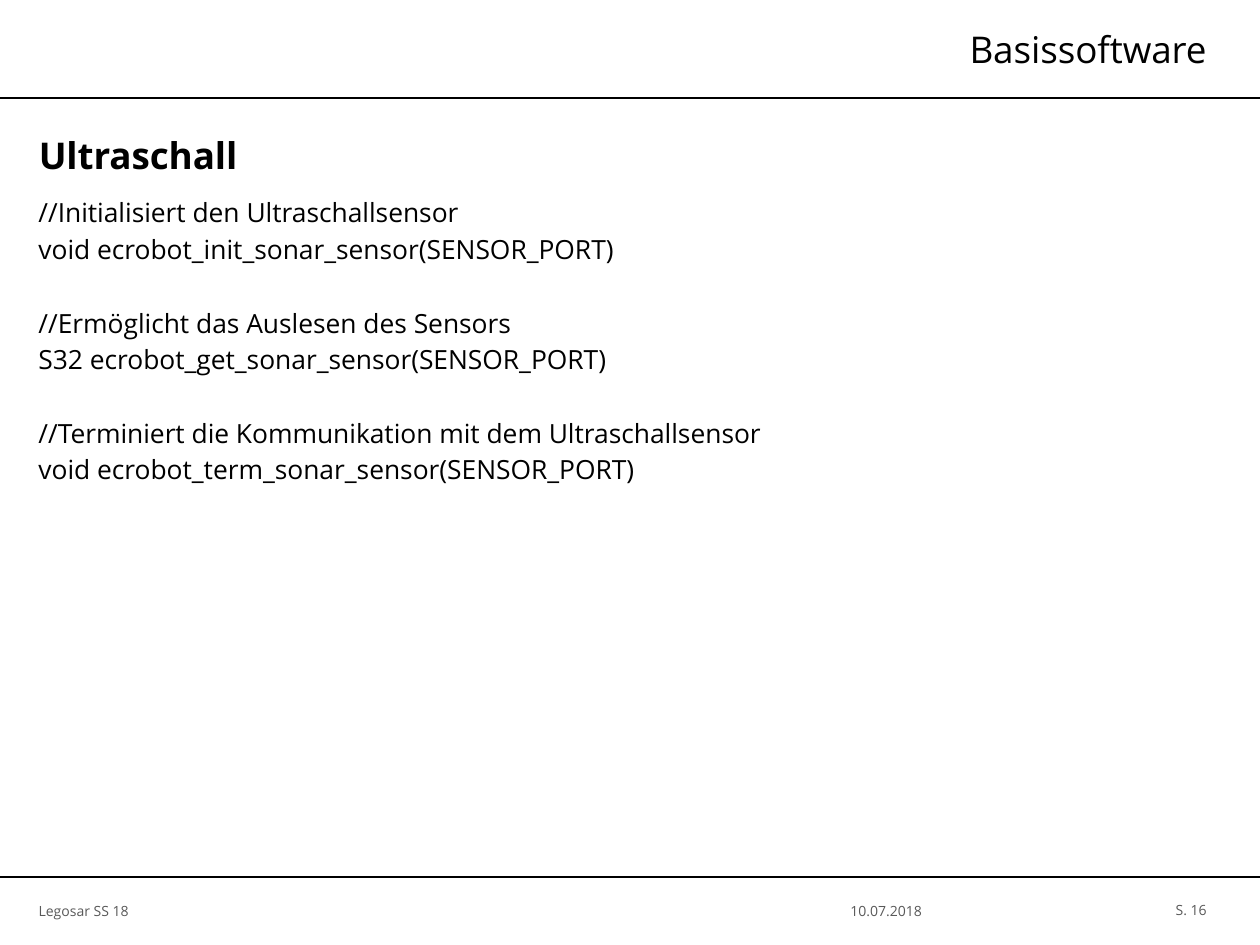
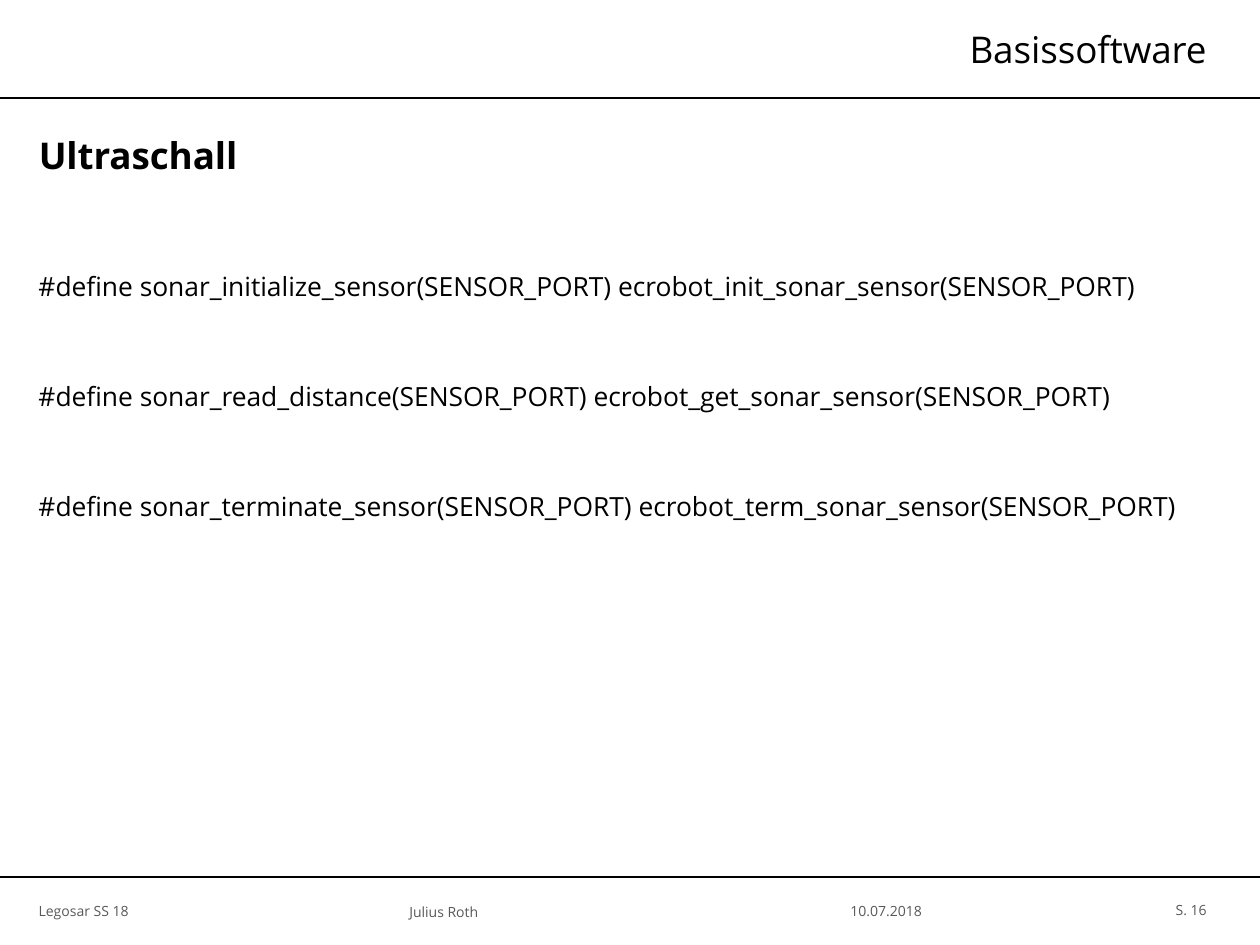
Before and after one commit to SimH1993/OTHR_AUTOSARSS18, a slide deck: slide 16 of Präsentation/Legosar_Master.pptx. Drawn at 1260x945 pixels with LibreOffice and Linux fonts; fonts in the diff are those of the drawing; background and template pictures are left out. Boxes give left, top, right and bottom in pixels: in the first picture for what was removed or moved away, otherwise in the second. Text is boxed around its words. In the diff, an @@ line names an element or a change of style, - is before the commit and + after.

```diff
--- a/Präsentation/Legosar_Master.pptx
+++ b/Präsentation/Legosar_Master.pptx
@@ text at [38, 275, 1176, 521]: text changed @@
-//Initialisiert den Ultraschallsensor
-void ecrobot_init_sonar_sensor(SENSOR_PORT)
-//Ermöglicht das Auslesen des Sensors
-S32 ecrobot_get_sonar_sensor(SENSOR_PORT)
-//Terminiert die Kommunikation mit dem Ultraschallsensor
-void ecrobot_term_sonar_sensor(SENSOR_PORT)
+#define sonar_initialize_sensor(SENSOR_PORT) ecrobot_init_sonar_sensor(SENSOR_PORT)
+#define sonar_read_distance(SENSOR_PORT) ecrobot_get_sonar_sensor(SENSOR_PORT)
+#define sonar_terminate_sensor(SENSOR_PORT) ecrobot_term_sonar_sensor(SENSOR_PORT)
@@ text added at [409, 906, 479, 920], 6 pt, text #595959 @@
+Julius Roth
```
Also in this commit, not shown: 27 other slides changed, 7 slides added.
